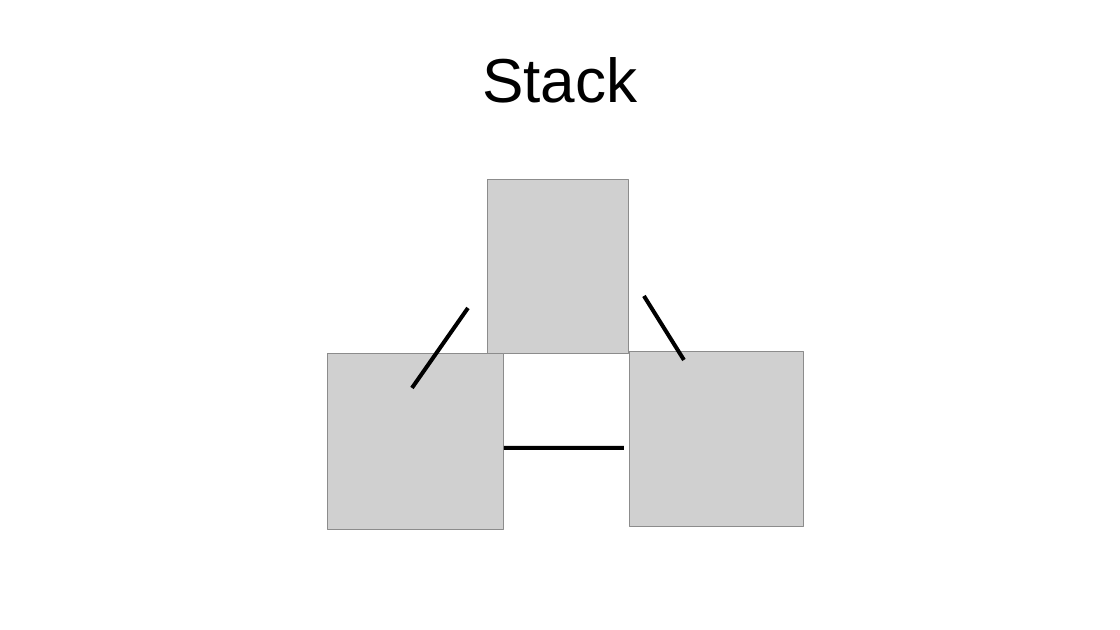
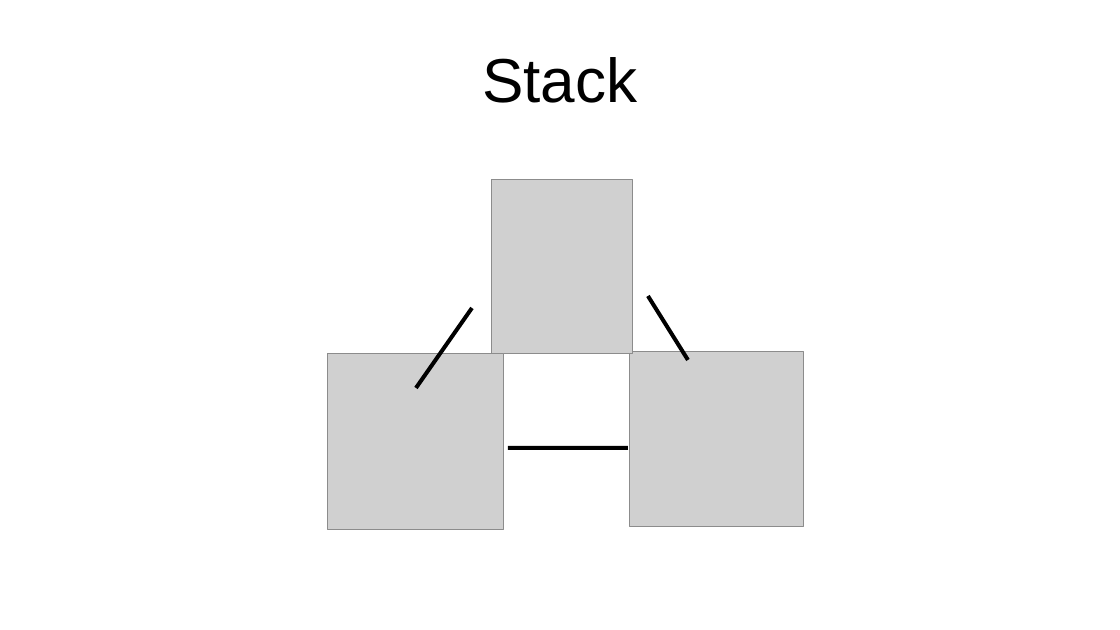
Before and after one commit to wulfgarpro/ancientrunes, a slide deck: slide 3 of lightning_talk/lightning_talk.odp. Drawn at 1120x630 pixels with LibreOffice and Linux fonts; fonts in the diff are those of the drawing; grey boxes stand for pictures. Boxes give left, top, right and bottom in pixels: in the first picture for what was removed or moved away, otherwise in the second. Text is boxed around its words. In the diff, an @@ line names an element or a change of style, - is before the commit and + after.

```diff
--- a/lightning_talk/lightning_talk.odp
+++ b/lightning_talk/lightning_talk.odp
@@ 3 lines, 1 picture: place and size @@
-3 lines, 1 picture at (413, 180, 684, 448)
+3 lines, 1 picture at (416, 180, 688, 448)
```
Also in this commit, not shown: 6 other slides changed.
